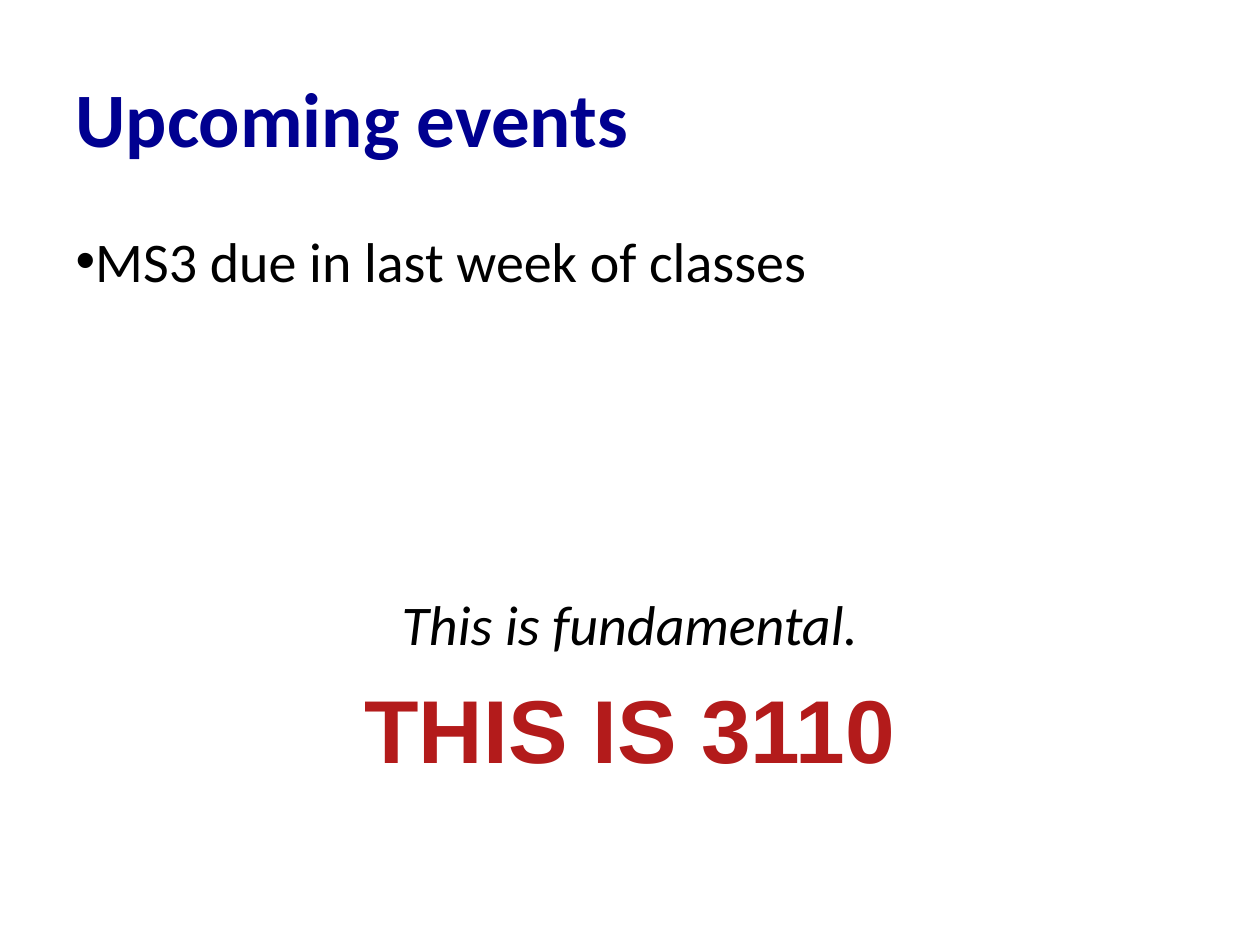
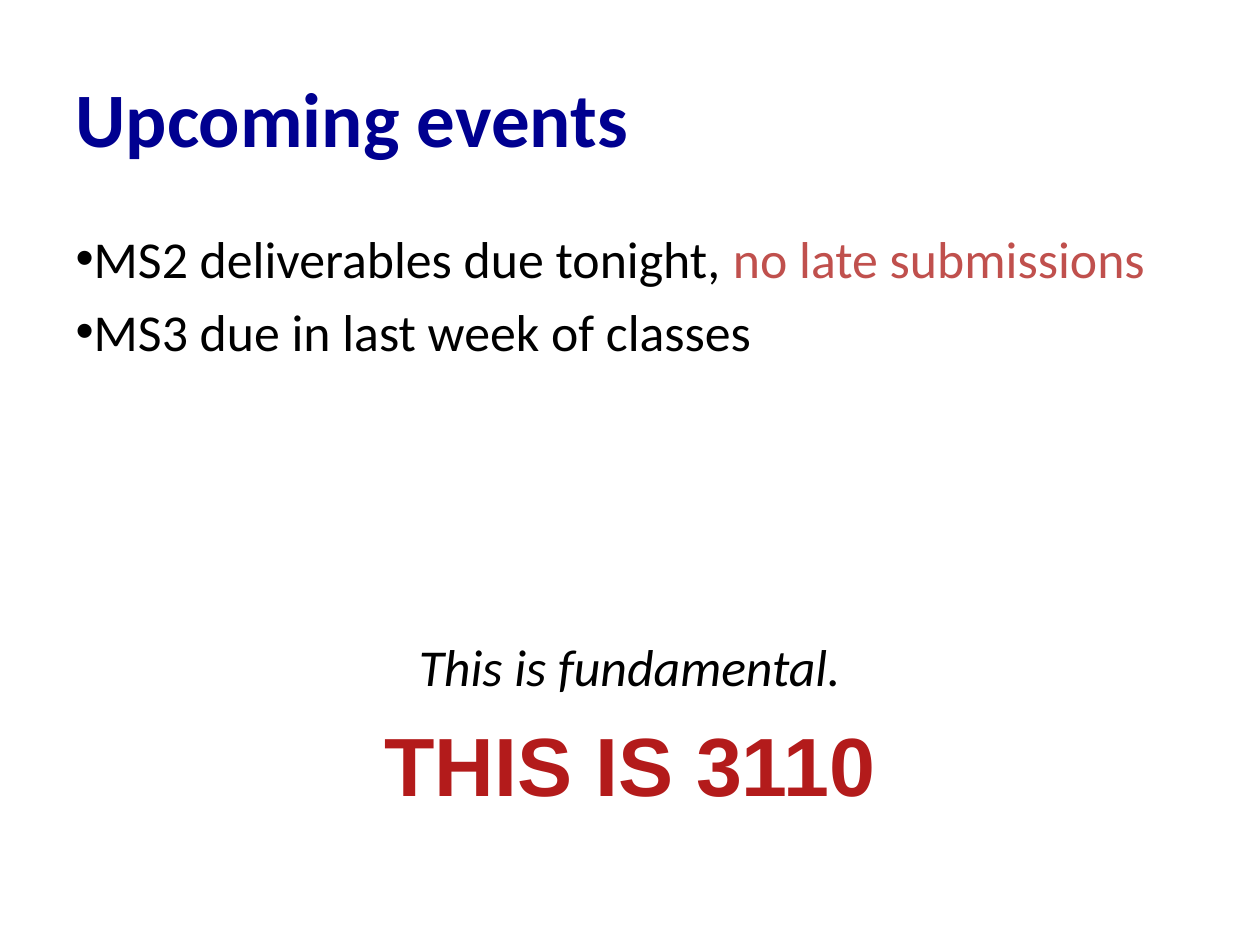
Before and after one commit to cs3110/materials-2019fa, a slide deck: slide 46 of 23-curryhoward/lec.pptx. Drawn at 1260x945 pixels with LibreOffice and Linux fonts; fonts in the diff are those of the drawing. Boxes give left, top, right and bottom in pixels: in the first picture for what was removed or moved away, otherwise in the second. Text is boxed around its words. In the diff, an @@ line names an element or a change of style, - is before the commit and + after.

```diff
--- a/23-curryhoward/lec.pptx
+++ b/23-curryhoward/lec.pptx
@@ text at <box>94,242,1145,287</box>: paragraph added @@
+• MS2 deliverables due tonight, no late submissions
@@ text at <box>94,315,875,797</box>: size 32 to 29.6 pt in "MS3 due in last week of classes", "This is fundamental."; size 51 to 47.2 pt in "THIS IS 3110" @@
```
Also in this commit, not shown: 1 other file.
